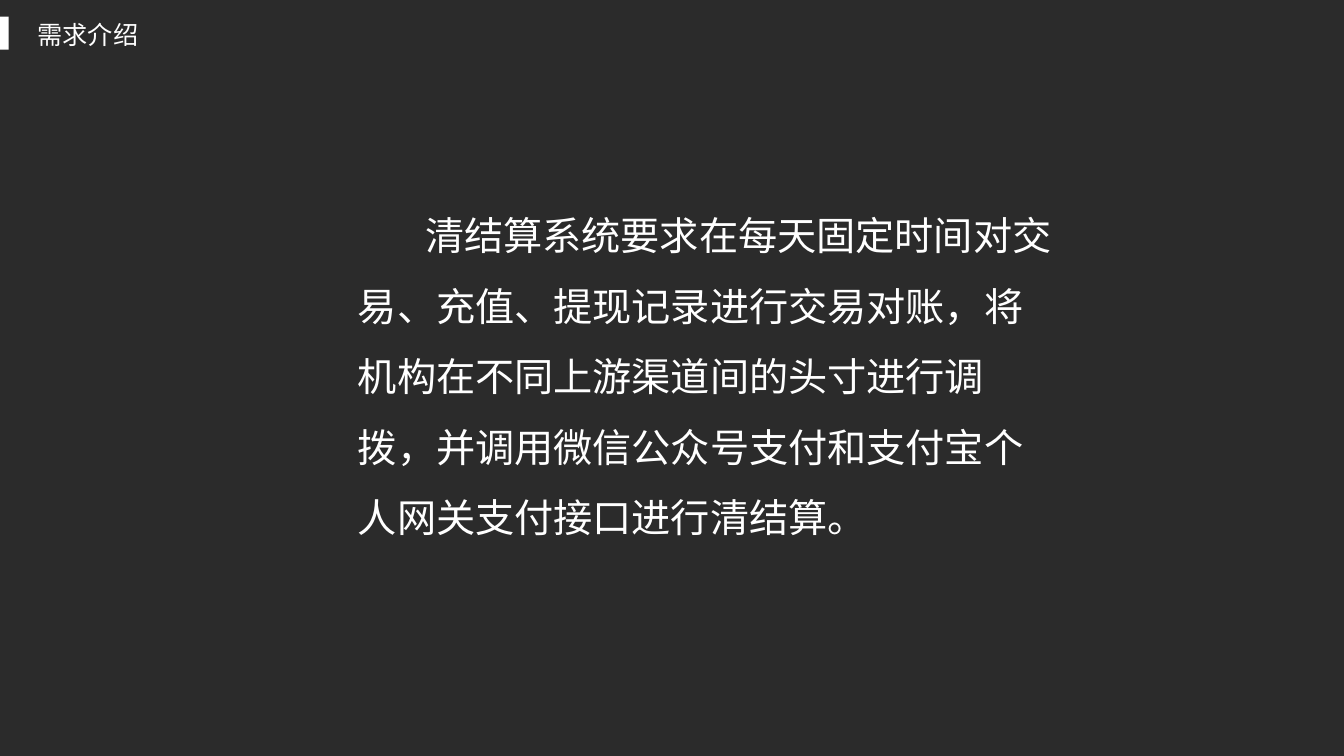
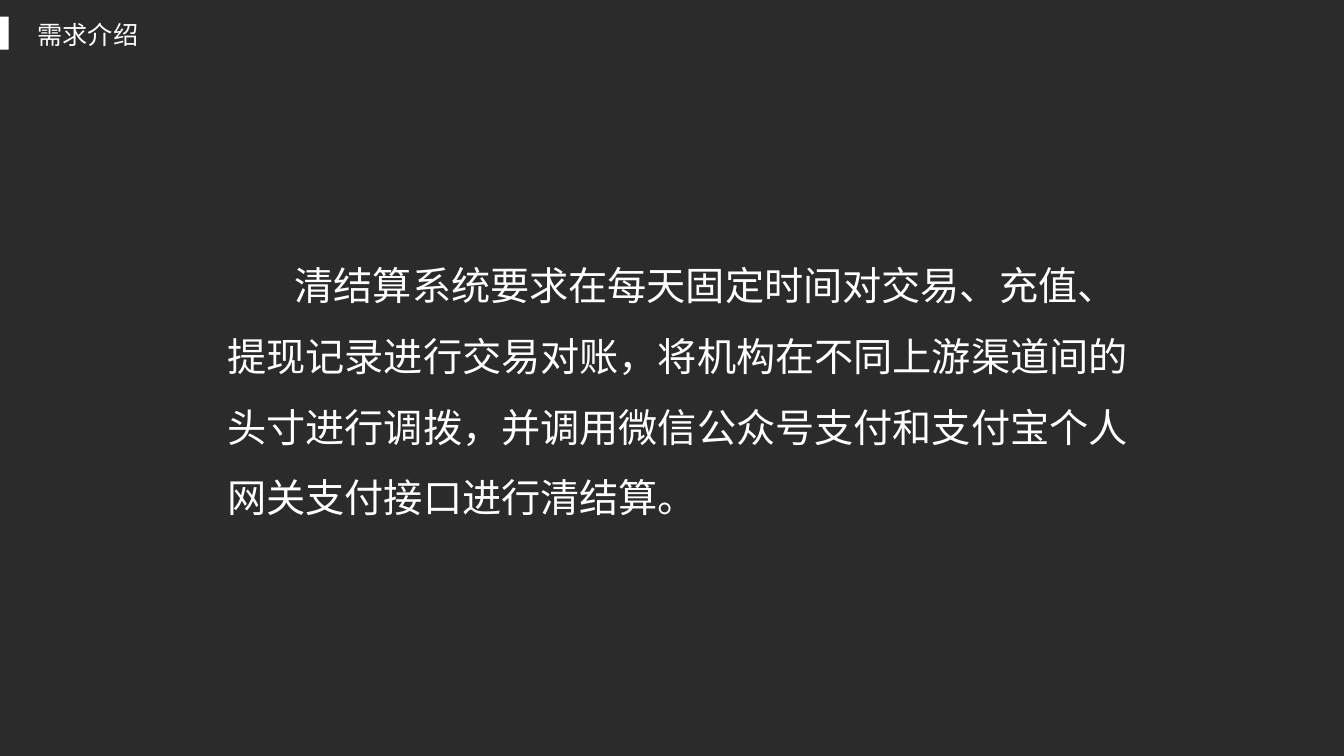
Before and after one commit to AngusMonroe/ClearSettlementSystem, a slide deck: slide 4 of paper/xjx/展示.pptx. Drawn at 1344x756 pixels with LibreOffice and Linux fonts; fonts in the diff are those of the drawing; background and template pictures are left out; a plain dark background stands for a picture behind light text. Boxes give left, top, right and bottom in pixels: in the first picture for what was removed or moved away, otherwise in the second. Text is boxed around its words. In the diff, an @@ line names an element or a change of style, - is before the commit and + after.

```diff
--- a/paper/xjx/展示.pptx
+++ b/paper/xjx/展示.pptx
@@ text "清结算系统要求在每天固定时间对交易、充值、提现记录进行交易对账，将机构在不同上游渠道间的头寸进行调拨，并调用微信公众号支 ..." rewrapped from (x1=358, y1=217, x2=1051, y2=536) to (x1=227, y1=267, x2=1127, y2=516) @@
```
Also in this commit, not shown: 1 other file.
